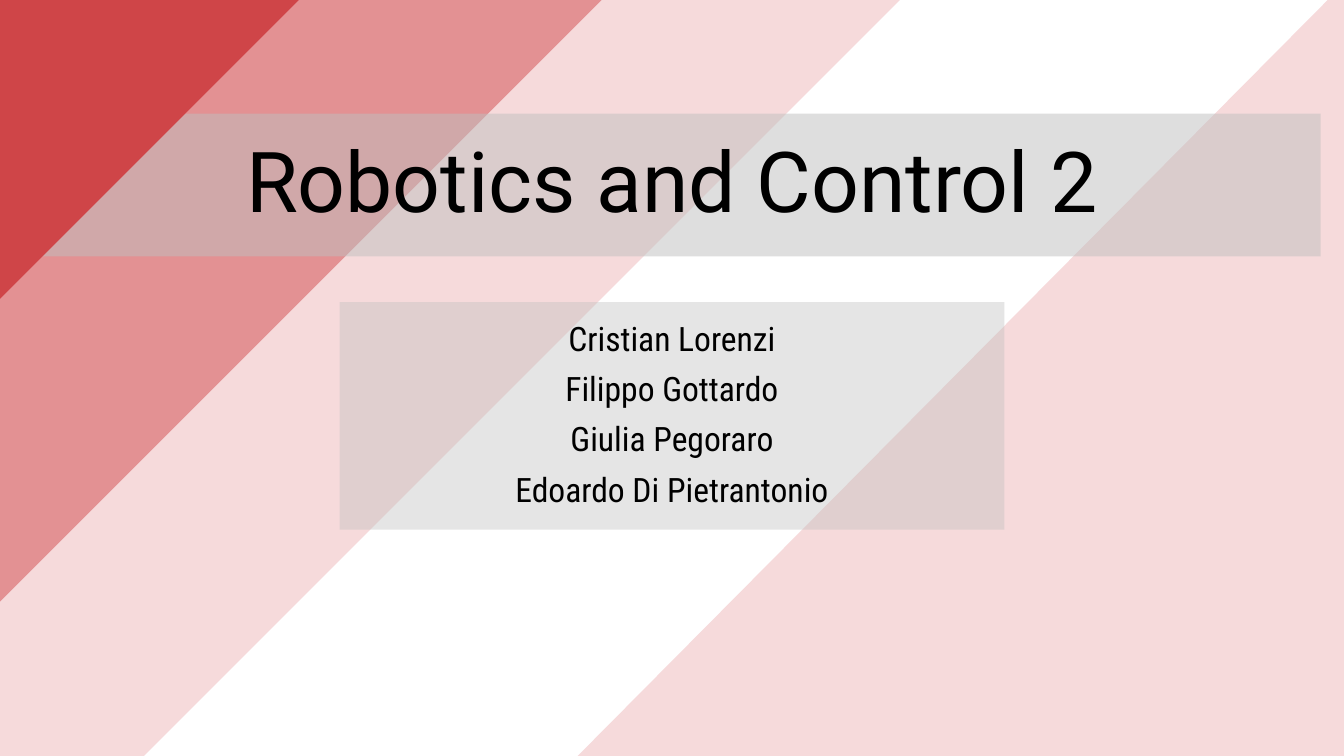
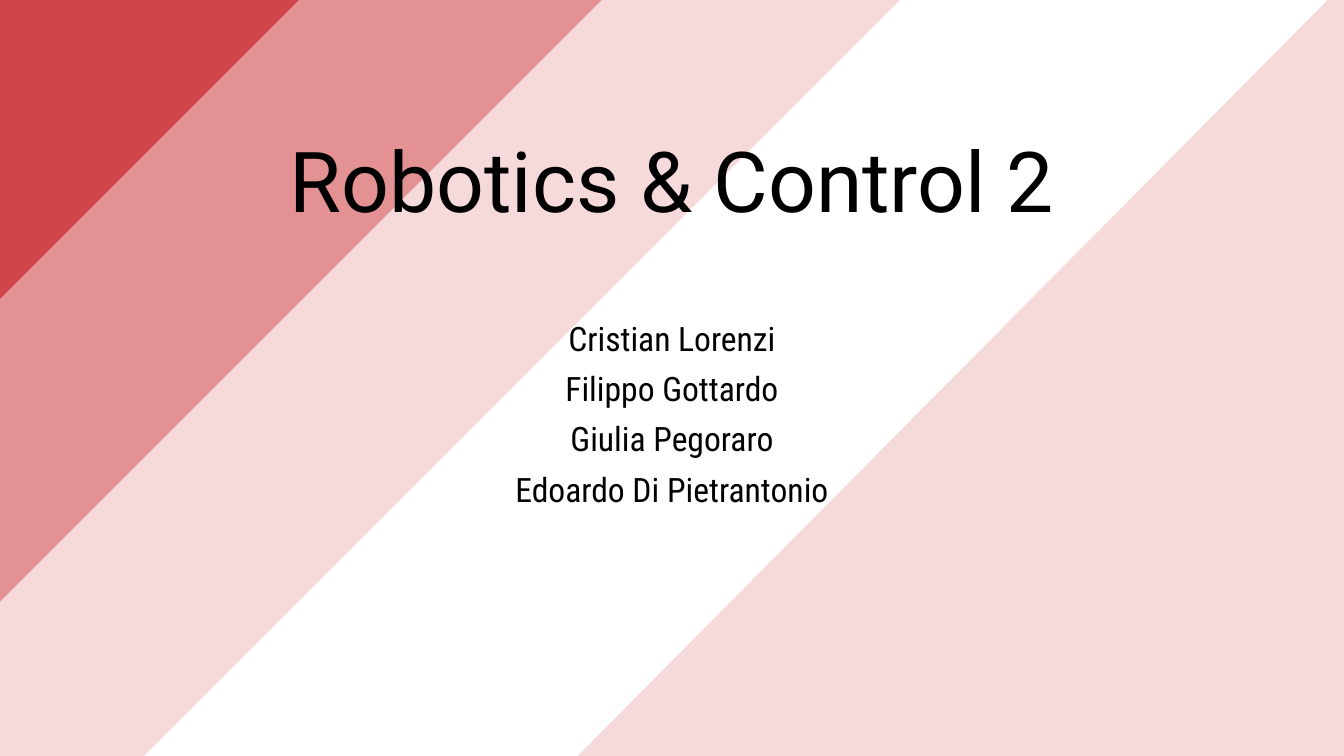
Before and after one commit to PippoGot/R-C2, a slide deck: slide 1 of documentation/presentation.pptx. Drawn at 1344x756 pixels with LibreOffice and Linux fonts; fonts in the diff are those of the drawing. Boxes give left, top, right and bottom in pixels: in the first picture for what was removed or moved away, otherwise in the second. Text is boxed around its words. In the diff, an @@ line names an element or a change of style, - is before the commit and + after.

```diff
--- a/documentation/presentation.pptx
+++ b/documentation/presentation.pptx
@@ title "Robotics & Control 2": place and size @@
-title "Robotics & Control 2" at box(23, 114, 1321, 257)
+title "Robotics & Control 2" at box(290, 135, 1054, 232)
@@ title "Robotics & Control 2" at box(290, 135, 1054, 232): fill #BFBFBF at 50% opacity to none @@
@@ title at box(290, 135, 1054, 232): text changed @@
-Robotics and Control 2
+Robotics & Control 2
@@ subtitle "Cristian Lorenzi": place and size @@
-subtitle "Cristian Lorenzi" at box(340, 302, 1005, 530)
+subtitle "Cristian Lorenzi" at box(515, 326, 828, 503)
@@ subtitle "Cristian Lorenzi" at box(515, 326, 828, 503): fill #BFBFBF at 40% opacity to none @@
```
Also in this commit, not shown: 9 other slides changed, 2 slides added, 11 other files.
